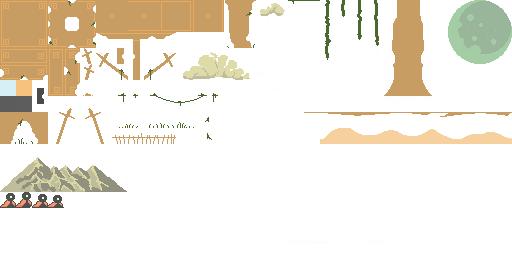
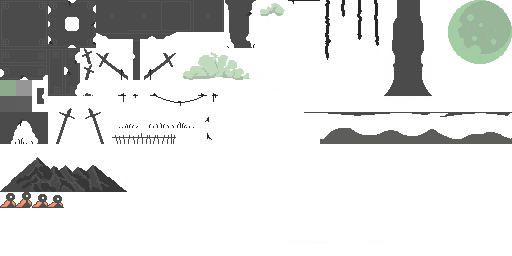
Comparing the layer stacks of the two 512 × 256 images. Changes:
hid "Слой 2" over [0,0,512,192]
renamed "Слой 1" to "Слой 6", showed it, painted on it over [0,0,512,192]
